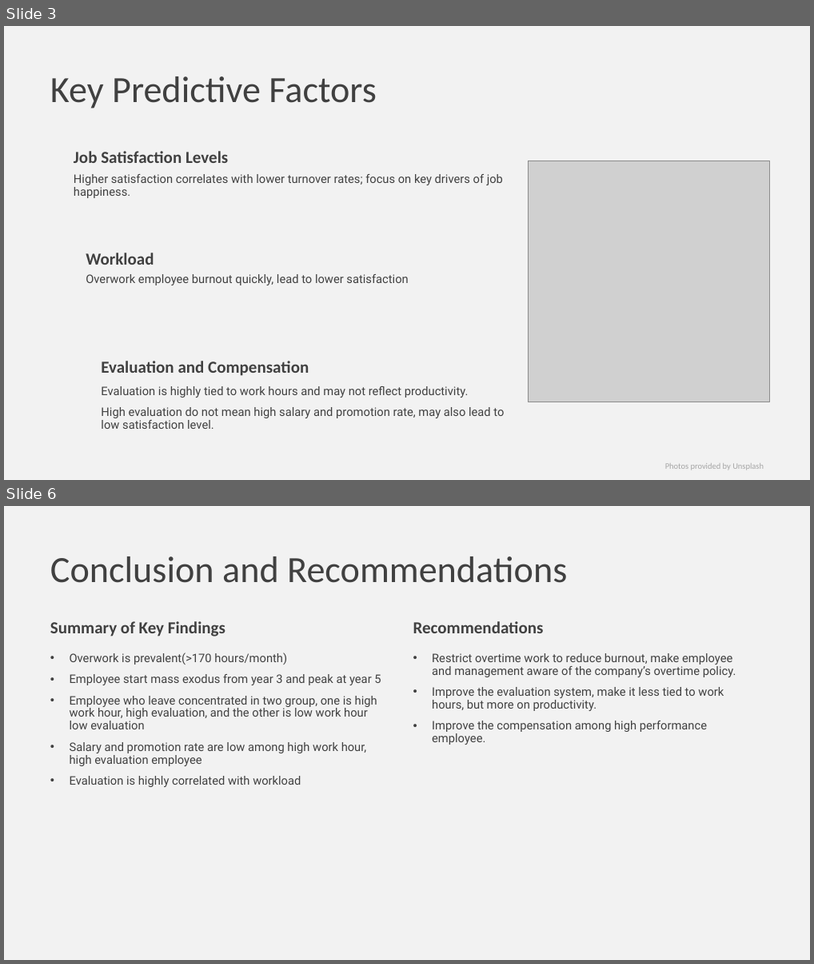
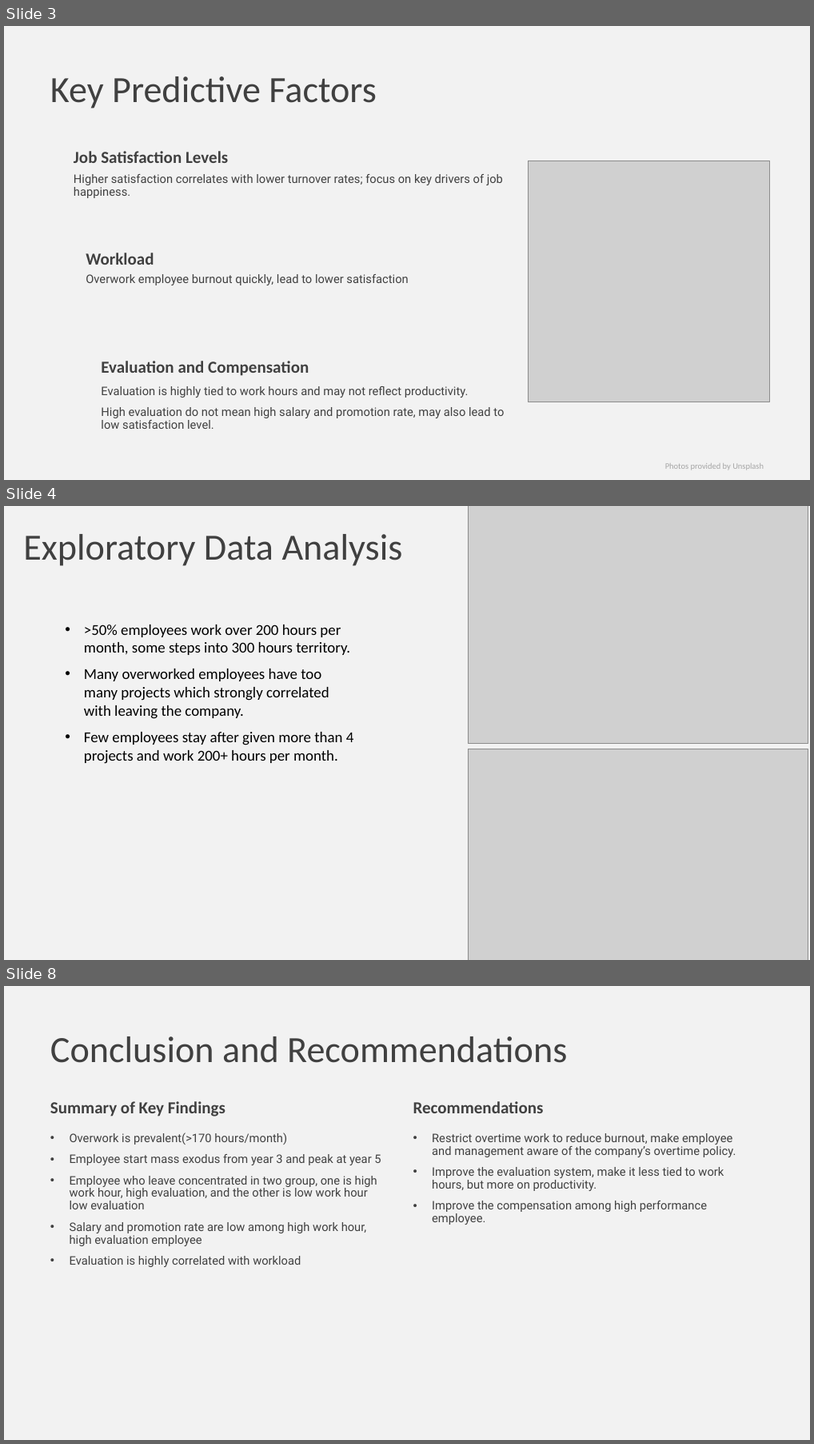
Before and after one commit to yuanchenGH/data_analysis_employee_turnover_project, a slide deck: Executive Summary.pptx. Shown one above the other, each under a label of ours: slides 3 and 6 before the commit, slides 3, 4 and 8 after it; the slides between them are not shown. The pictures are 814x964 and 814x1444 pixels, drawn with LibreOffice and Linux fonts; fonts in the diff are those of the drawing; grey boxes stand for pictures. Boxes give left, top, right and bottom in pixels: in the first picture for what was removed or moved away, otherwise in the second. Text is boxed around its words. In the diff, an @@ line names an element or a change of style, - is before the commit and + after.

```diff
--- a/Executive Summary.pptx
+++ b/Executive Summary.pptx
@@ slide 4 added at (x1=4, y1=506, x2=810, y2=960), background #F2F2F2 @@
@@ picture added at (x1=468, y1=506, x2=808, y2=744) @@
@@ title added at (x1=23, y1=534, x2=403, y2=566), 44 pt, text #404040 @@
+Exploratory Data Analysis
@@ text added at (x1=84, y1=624, x2=354, y2=764), 18 pt, text #000000 @@
+• >50% employees work over 200 hours per month, some steps into 300 hours territory.
+• Many overworked employees have too many projects which strongly correlated with leaving the company.
+• Few employees stay after given more than 4 projects and work 200+ hours per month.
@@ picture added at (x1=468, y1=748, x2=808, y2=960) @@
@@ what was slide 6 is now slide 8 @@
```
Also in this commit, not shown: 2 slides changed, 1 other slide added, 2 slides removed, 1 other file.
